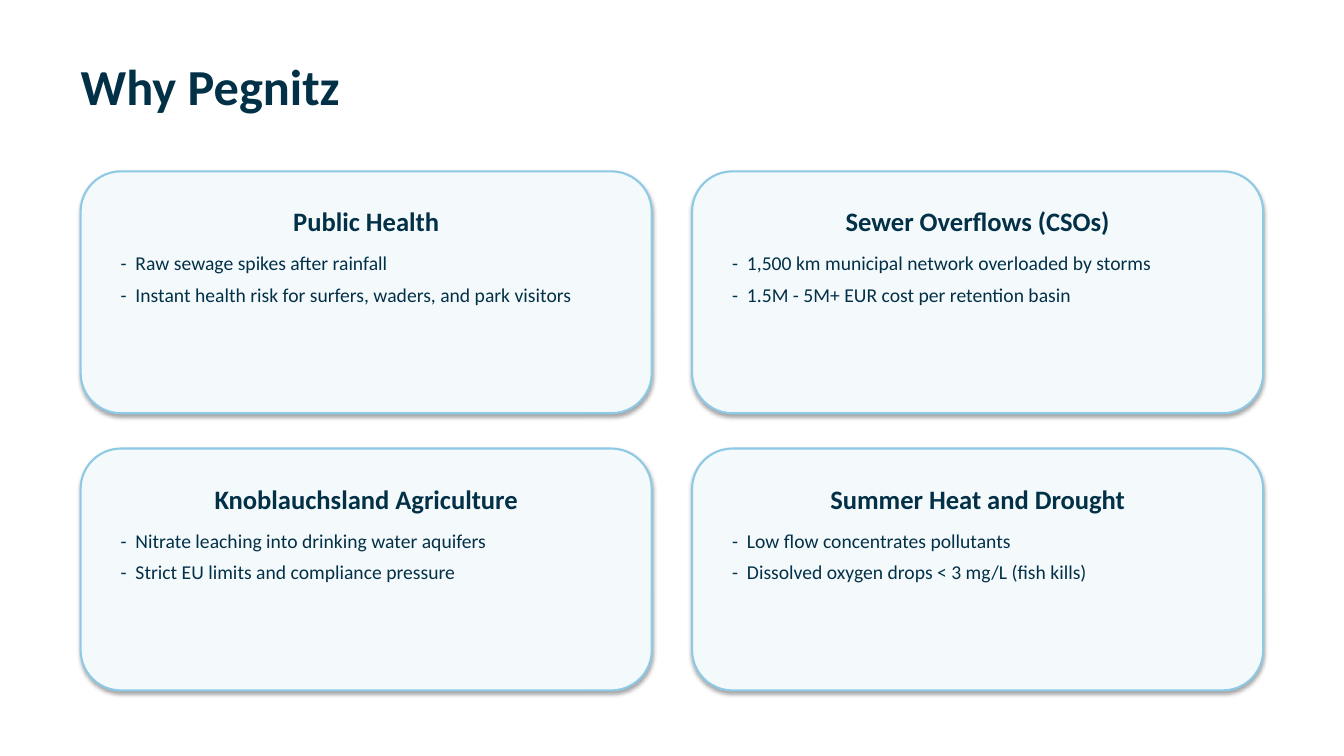
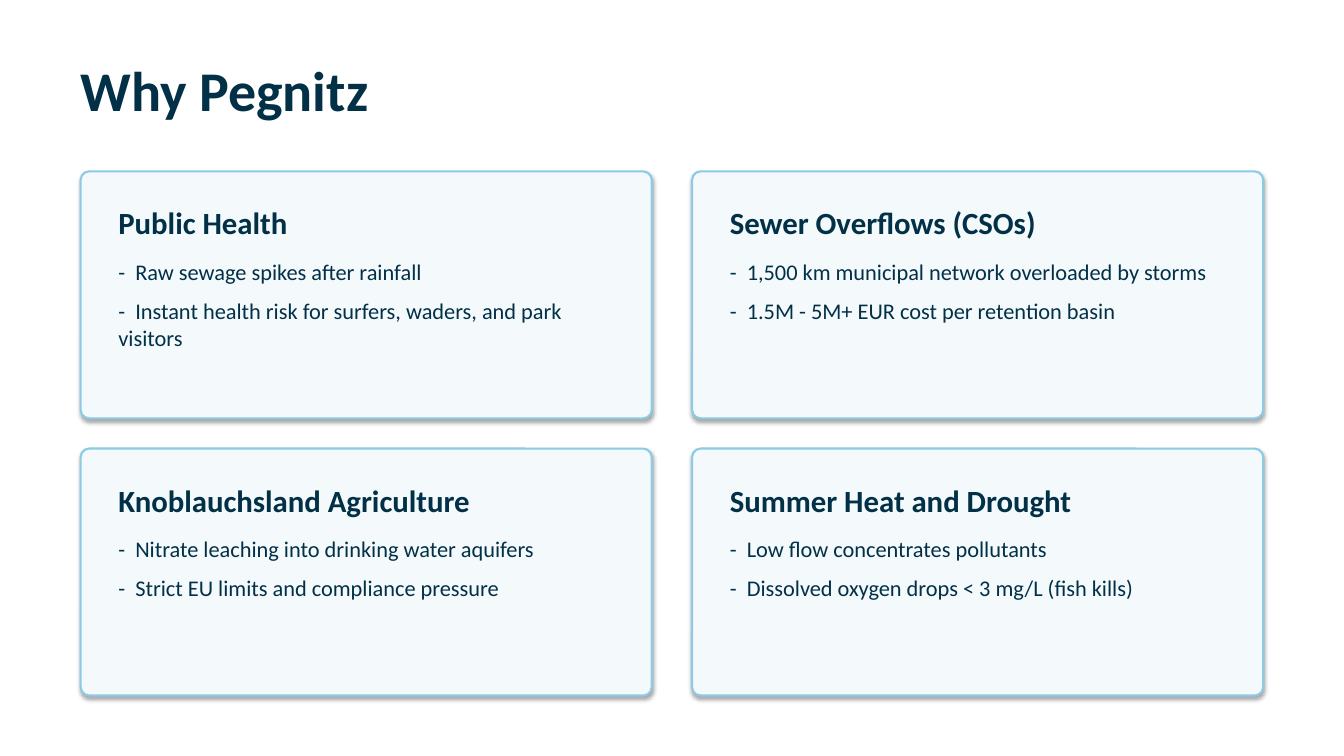
Before and after one commit to PrinzMajkl/Euroteq_Eindhoven_T3, a slide deck: slide 2 of presentation/plumetrace_presentation.pptx. Drawn at 1344x756 pixels with LibreOffice and Linux fonts; fonts in the diff are those of the drawing. Boxes give left, top, right and bottom in pixels: in the first picture for what was removed or moved away, otherwise in the second. Text is boxed around its words. In the diff, an @@ line names an element or a change of style, - is before the commit and + after.

```diff
--- a/presentation/plumetrace_presentation.pptx
+++ b/presentation/plumetrace_presentation.pptx
@@ text "Why Pegnitz" at (81,71,368,121): size 36 to 40 pt @@
@@ rounded rectangle "Public Health": place and size @@
-rounded rectangle "Public Health" at (81,171,652,413)
+rounded rectangle "Public Health" at (81,171,652,418)
@@ rounded rectangle "Public Health" at (81,171,652,418): size 19 to 22 pt in "Public Health"; size 14 to 16 pt in "- Raw sewage spikes after rainfall", "- Instant health risk for surfers, waders, ..."; alignment centre to left; more space between paragraphs; proportions changed @@
@@ rounded rectangle "Sewer Overflows (CSOs)": place and size @@
-rounded rectangle "Sewer Overflows (CSOs)" at (693,171,1264,413)
+rounded rectangle "Sewer Overflows (CSOs)" at (693,171,1264,418)
@@ rounded rectangle "Sewer Overflows (CSOs)" at (693,171,1264,418): size 19 to 22 pt in "Sewer Overflows (CSOs)"; size 14 to 16 pt in "- 1,500 km municipal network overloaded by ...", "- 1.5M - 5M+ EUR cost per ..."; alignment centre to left; more space between paragraphs; proportions changed @@
@@ rounded rectangle "Knoblauchsland Agriculture": place and size @@
-rounded rectangle "Knoblauchsland Agriculture" at (81,449,652,691)
+rounded rectangle "Knoblauchsland Agriculture" at (81,449,652,696)
@@ rounded rectangle "Knoblauchsland Agriculture" at (81,449,652,696): size 19 to 22 pt in "Knoblauchsland Agriculture"; size 14 to 16 pt in "- Nitrate leaching into drinking water aquifers", "- Strict EU limits and compliance pressure"; alignment centre to left; more space between paragraphs; proportions changed @@
@@ rounded rectangle "Summer Heat and Drought": place and size @@
-rounded rectangle "Summer Heat and Drought" at (693,449,1264,691)
+rounded rectangle "Summer Heat and Drought" at (693,449,1264,696)
@@ rounded rectangle "Summer Heat and Drought" at (693,449,1264,696): size 19 to 22 pt in "Summer Heat and Drought"; size 14 to 16 pt in "- Low flow concentrates pollutants", "- Dissolved oxygen drops < 3 mg/L ..."; alignment centre to left; more space between paragraphs; proportions changed @@
```
Also in this commit, not shown: 6 other slides changed, 2 other files.
